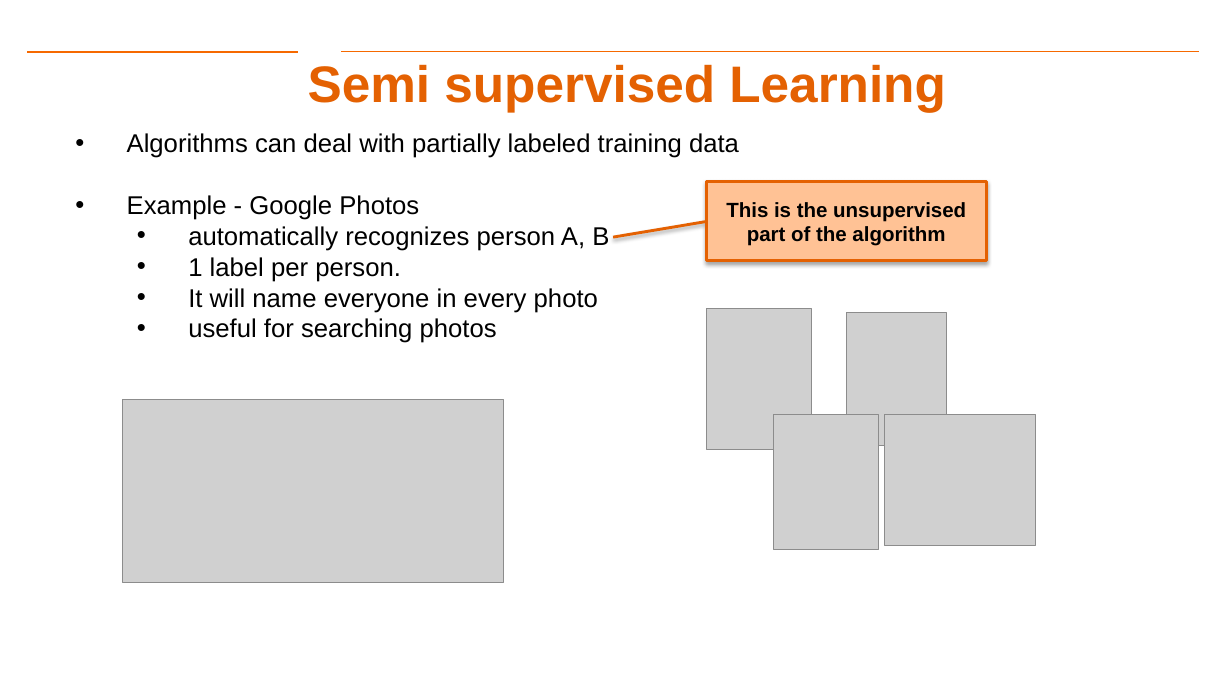
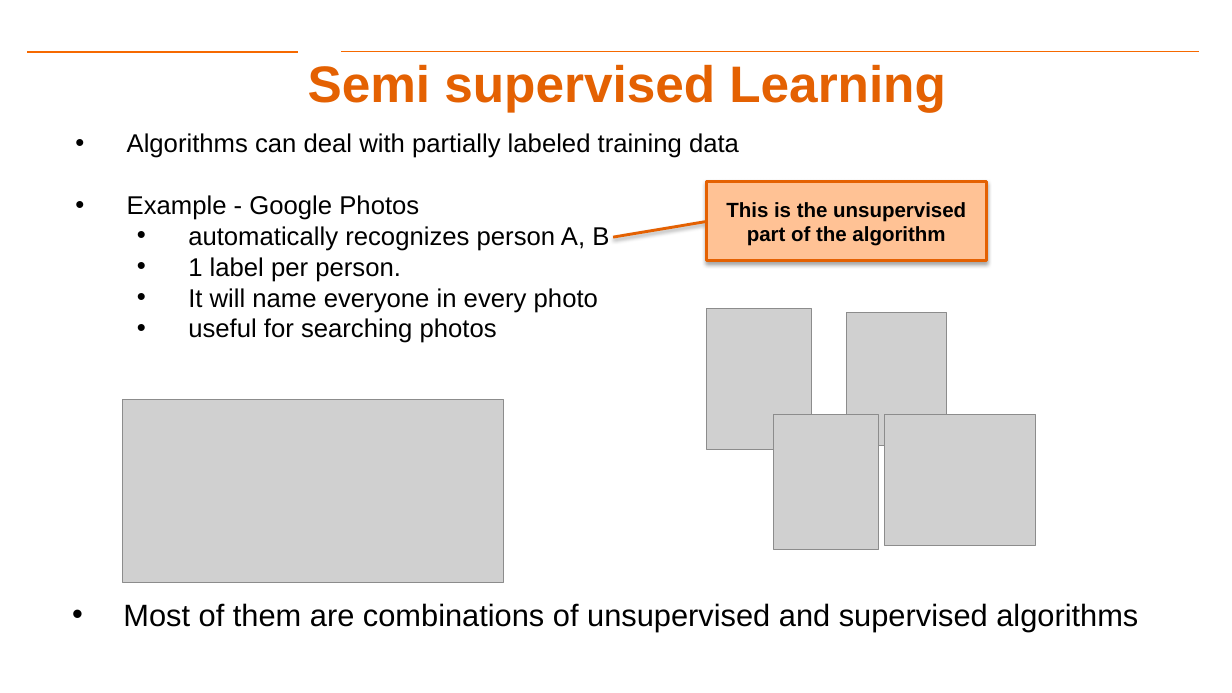
Before and after one commit to aiforsec/RIT-DSCI-633-FDS, a slide deck: slide 12 of Syllabus/Lecture02/Lec02.pptx. Drawn at 1232x693 pixels with LibreOffice and Linux fonts; fonts in the diff are those of the drawing; grey boxes stand for pictures; background and template pictures are left out. Boxes give left, top, right and bottom in pixels: in the first picture for what was removed or moved away, otherwise in the second. Text is boxed around its words. In the diff, an @@ line names an element or a change of style, - is before the commit and + after.

```diff
--- a/Syllabus/Lecture02/Lec02.pptx
+++ b/Syllabus/Lecture02/Lec02.pptx
@@ text added at (123,603,1138,632), 24 pt, text #000000 @@
+• Most of them are combinations of unsupervised and supervised algorithms
```
Also in this commit, not shown: 14 other slides changed, 7 slides added, 1 slide removed, 3 other files.
